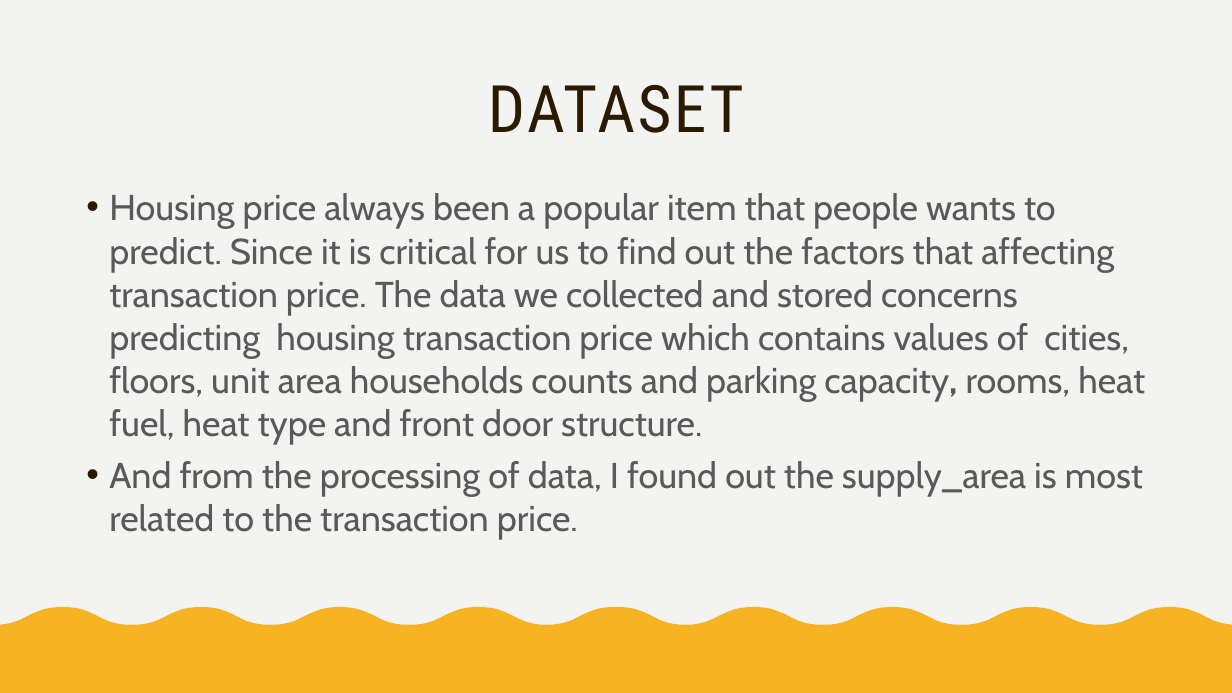
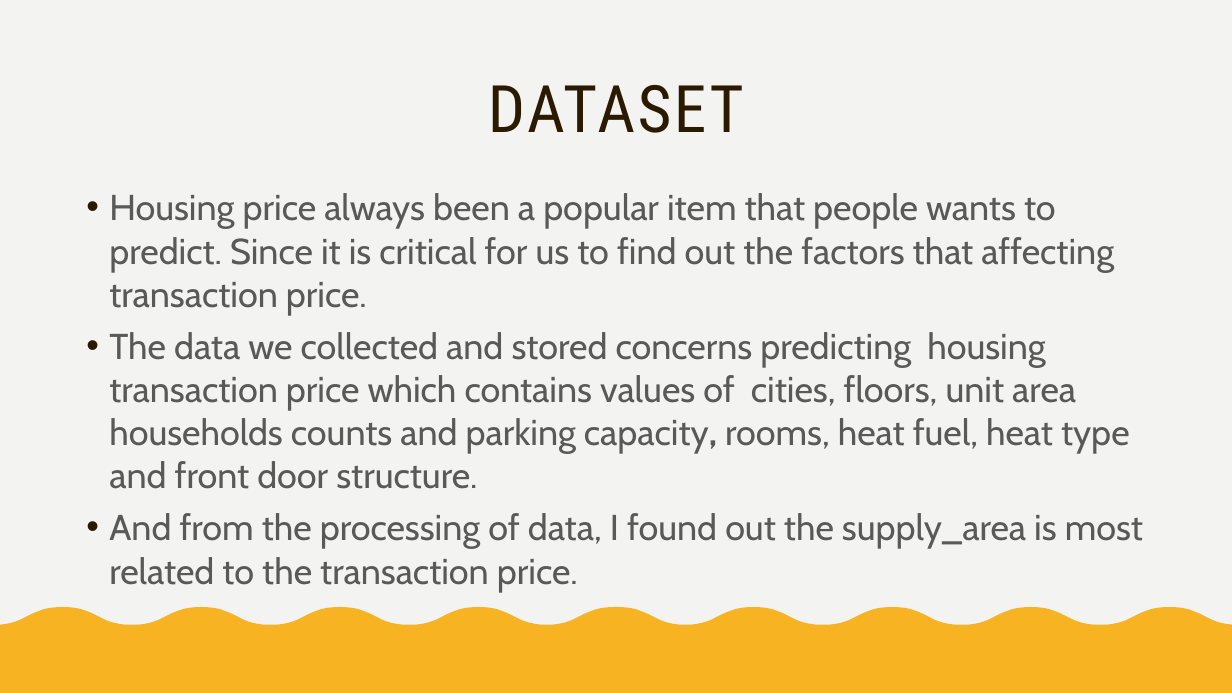
Before and after one commit to INFO6105-Spring19/hyperparameter-db-project-ds07, a slide deck: slide 2 of Presentation.pptx. Drawn at 1232x693 pixels with LibreOffice and Linux fonts; fonts in the diff are those of the drawing. Boxes give left, top, right and bottom in pixels: in the first picture for what was removed or moved away, otherwise in the second. Text is boxed around its words. In the diff, an @@ line names an element or a change of style, - is before the commit and + after.

```diff
--- a/Presentation.pptx
+++ b/Presentation.pptx
@@ text at [109, 193, 1130, 489]: text changed @@
-• Housing price always been a popular item that people wants to predict. Since it is critical for us to find out the factors that affecting transaction price. The data we collected and stored concerns predicting housing transaction price which contains values of cities, floors, unit area households counts and parking capacity, rooms, heat fuel, heat type and front door structure.
+• Housing price always been a popular item that people wants to predict. Since it is critical for us to find out the factors that affecting transaction price.
+• The data we collected and stored concerns predicting housing transaction price which contains values of cities, floors, unit area households counts and parking capacity, rooms, heat fuel, heat type and front door structure.
```
Also in this commit, not shown: 1 other slide changed, 4 slides added, 4 slides removed, 2 other files.
